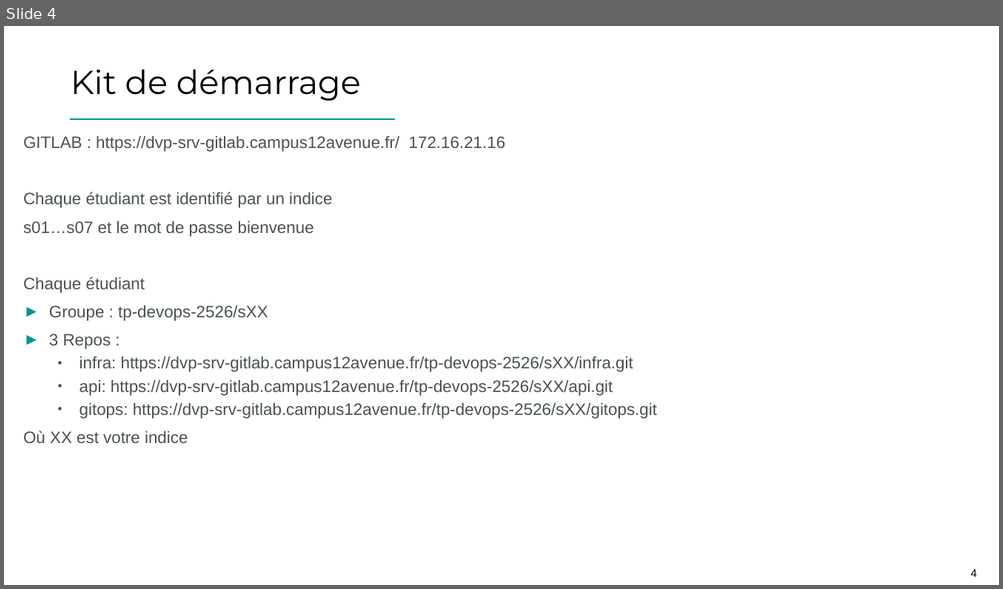
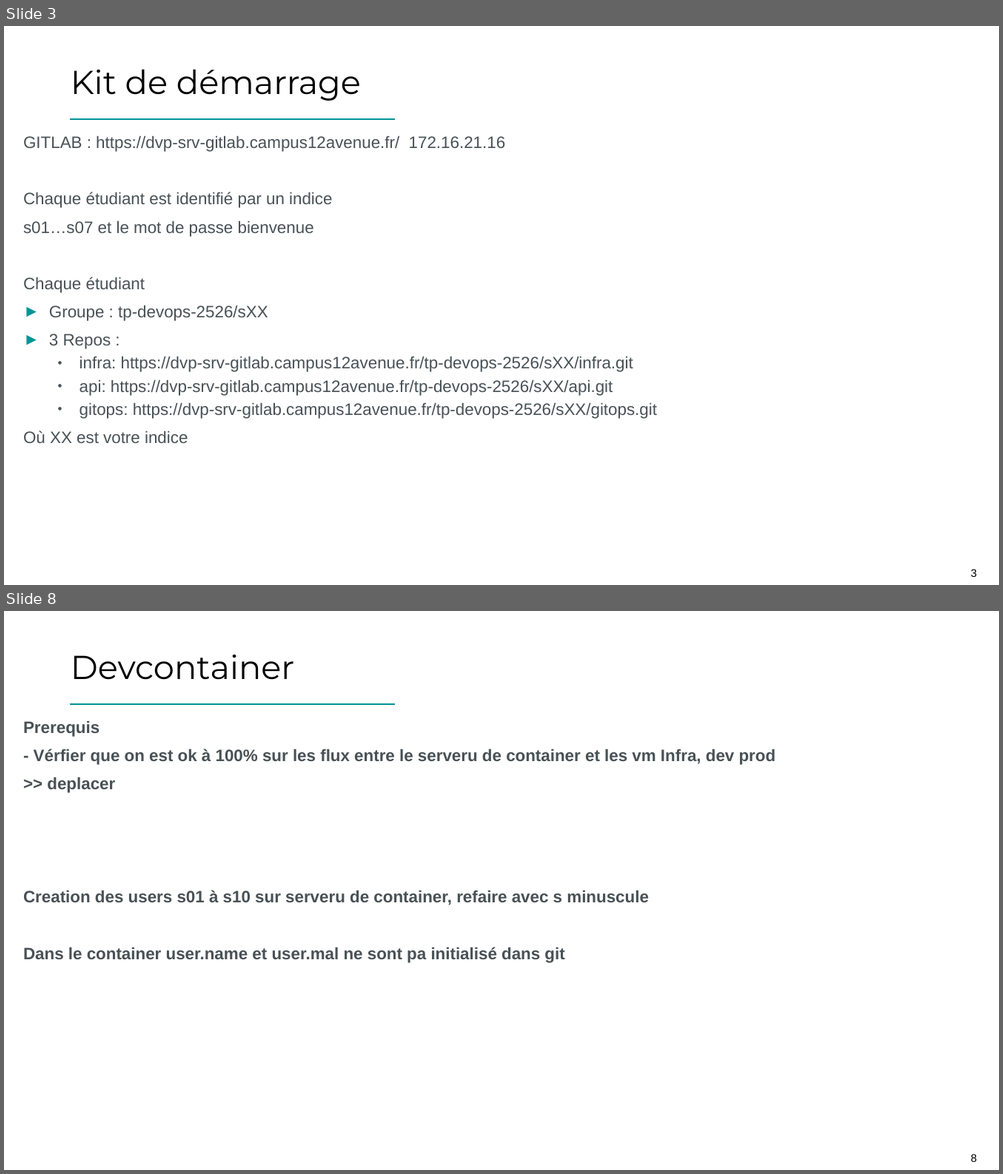
Before and after one commit to fkdy01/3IL_lab, a slide deck: Devops - option 2 Dev professionnel - 12-3il-2-PROMO 23 25-26.pptx. Shown one above the other, each under a label of ours: slide 4 before the commit, slides 3 and 8 after it; the slides between them are not shown. The pictures are 1003x589 and 1003x1174 pixels, drawn with LibreOffice and Linux fonts; fonts in the diff are those of the drawing; background and template pictures are left out. Boxes give left, top, right and bottom in pixels: in the first picture for what was removed or moved away, otherwise in the second. Text is boxed around its words. In the diff, an @@ line names an element or a change of style, - is before the commit and + after.

```diff
--- a/Devops - option 2 Dev professionnel - 12-3il-2-PROMO 23 25-26.pptx
+++ b/Devops - option 2 Dev professionnel - 12-3il-2-PROMO 23 25-26.pptx
@@ slide 8 added at (x1=4, y1=611, x2=999, y2=1170), background #FFFFFF; not listed: 3 template elements that a slide beside it also shows @@
@@ title added at (x1=71, y1=654, x2=295, y2=680), 24 pt, text #000000 @@
+Devcontainer
@@ text added at (x1=23, y1=721, x2=776, y2=963), 12 pt, text #485155, bold @@
+Prerequis
+- Vérfier que on est ok à 100% sur les flux entre le serveru de container et les vm Infra, dev prod
+>> deplacer
+Creation des users s01 à s10 sur serveru de container, refaire avec s minuscule
+Dans le container user.name et user.mal ne sont pa initialisé dans git
@@ what was slide 4 is now slide 3 @@
@@ page number at (x1=970, y1=569, x2=976, y2=577): text changed @@
-4
+3
```
Also in this commit, not shown: 2 slides changed, 4 other slides added, 2 slides removed.
